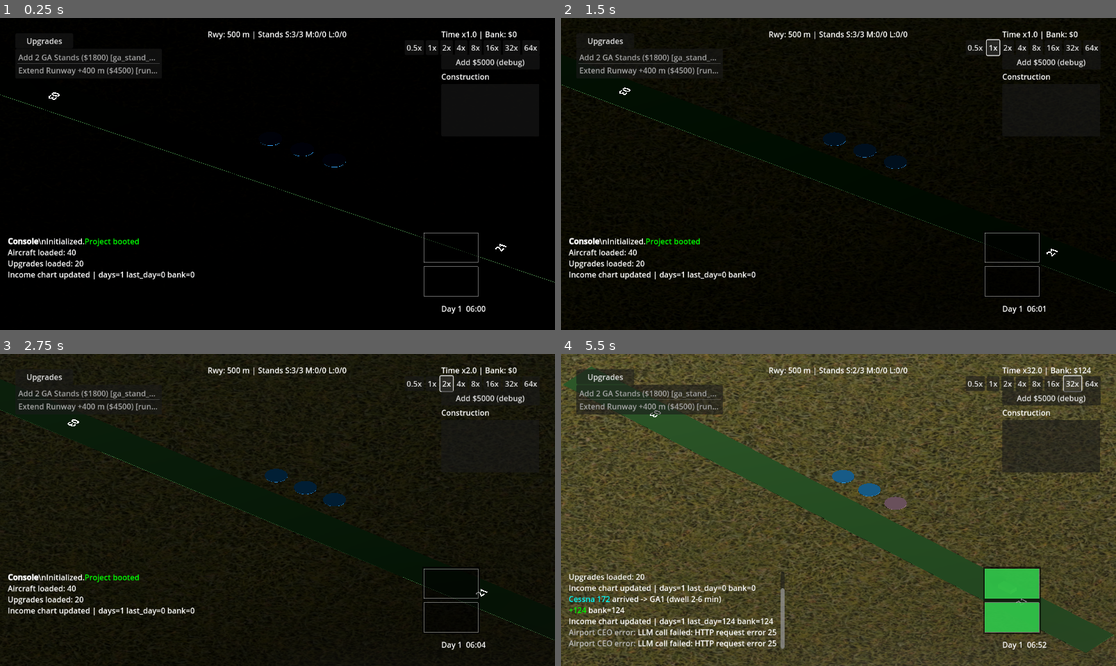
Above: before the commit, frames 1-4 (two rows, left to right).
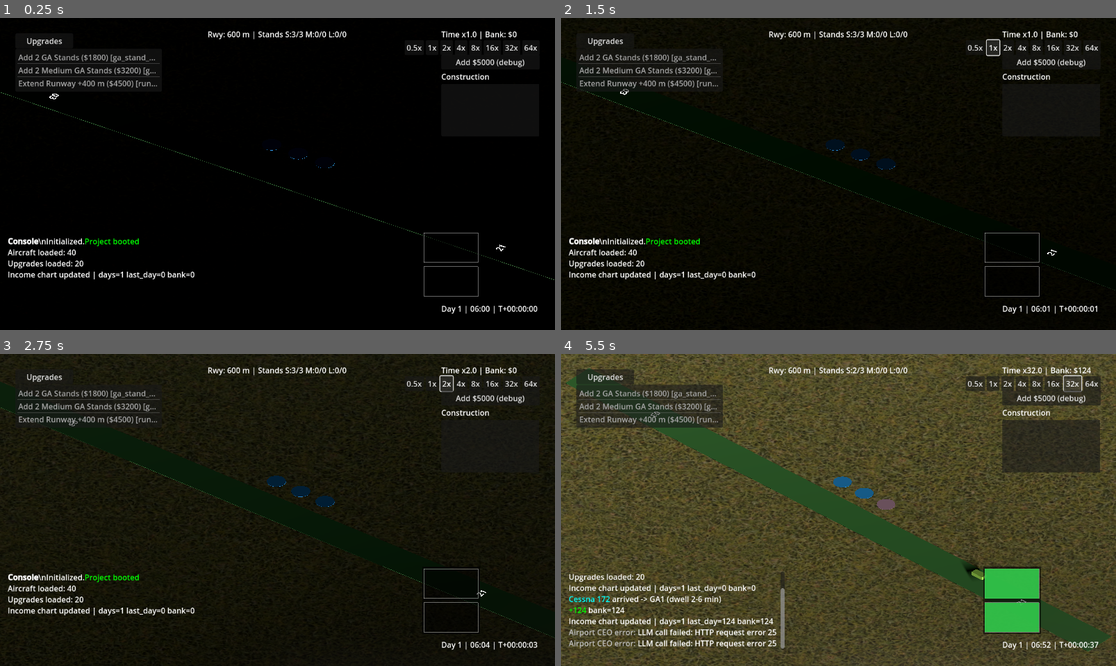
Above: after the commit, the same moments.

Repository: Youre/PlaneIdler
Game: Godot game, scene res://scenes/Main.tscn
Two runs of this game, one before a commit and one after it. Both use one fixed random seed, a clock stepped at 60 frames per second and the inputs below.
Inputs:
- Up to frame 1 (0.25 s): no input
- Up to frame 2 (1.5 s): click "0.5x" at 0.5 s; click "1x" at 1.25 s
- Up to frame 3 (2.75 s): click "2x" at 2 s
- Up to frame 4 (5.5 s): click "4x" at 2.75 s; click "8x" at 3.5 s; click "16x" at 4.25 s; click "32x" at 5 s

The runs differ from the first frame. In frame 1, 1.1% of the frame differs, in the area x 0-100%, y 4-95%; in frame 2, 1.5%; in frame 3, 1.6%; in frame 4, 19%, in the area x 0-100%, y 0-100%.

Commit message:
total time

Diff:
--- a/data/upgrades.json
+++ b/data/upgrades.json
@@ -32,11 +32,11 @@
     "cost": 3200,
     "buildTimeSeconds": 90,
     "maxPurchases": 3,
-    "prerequisites": [ "pave_runway" ],
+    "prerequisites": [],
     "effects": [
       { "type": "add_stand", "standClass": "ga_medium", "count": 2 }
     ],
-    "tierUnlock": 1
+    "tierUnlock": 0
   },
   {
     "id": "runway_extension_1",
--- a/scenes/airport/Airport.tscn
+++ b/scenes/airport/Airport.tscn
@@ -45,7 +45,7 @@
 [node name="Runway" type="Node3D" parent="."]
 script = ExtResource("2_8xxjk")
 position = Vector3(0, 0.1, 0)
-length_m = 500.0
+length_m = 600.0
 width_m = 30.0
 heading_deg = 90.0
 surface = "grass"
--- a/scripts/main.gd
+++ b/scripts/main.gd
@@ -397,7 +397,16 @@
 		return
 	var day: int = sim.sim_state.get_day_index()
 	var time_str: String = sim.sim_state.get_clock_hhmm()
-	sim_clock_label.text = "Day %d  %s" % [day, time_str]
+	var total_seconds: float = sim.sim_state.time_seconds
+	var total_str: String = _format_total_time(total_seconds)
+	sim_clock_label.text = "Day %d | %s | %s" % [day, time_str, total_str]
+
+func _format_total_time(seconds: float) -> String:
+	var total_secs := int(seconds)
+	var hours := total_secs / 3600
+	var minutes := (total_secs / 60) % 60
+	var secs := total_secs % 60
+	return "T+%02d:%02d:%02d" % [hours, minutes, secs]
 
 func _refresh_income_chart() -> void:
 	# No-op: chart is driven directly from _process via set_data.
